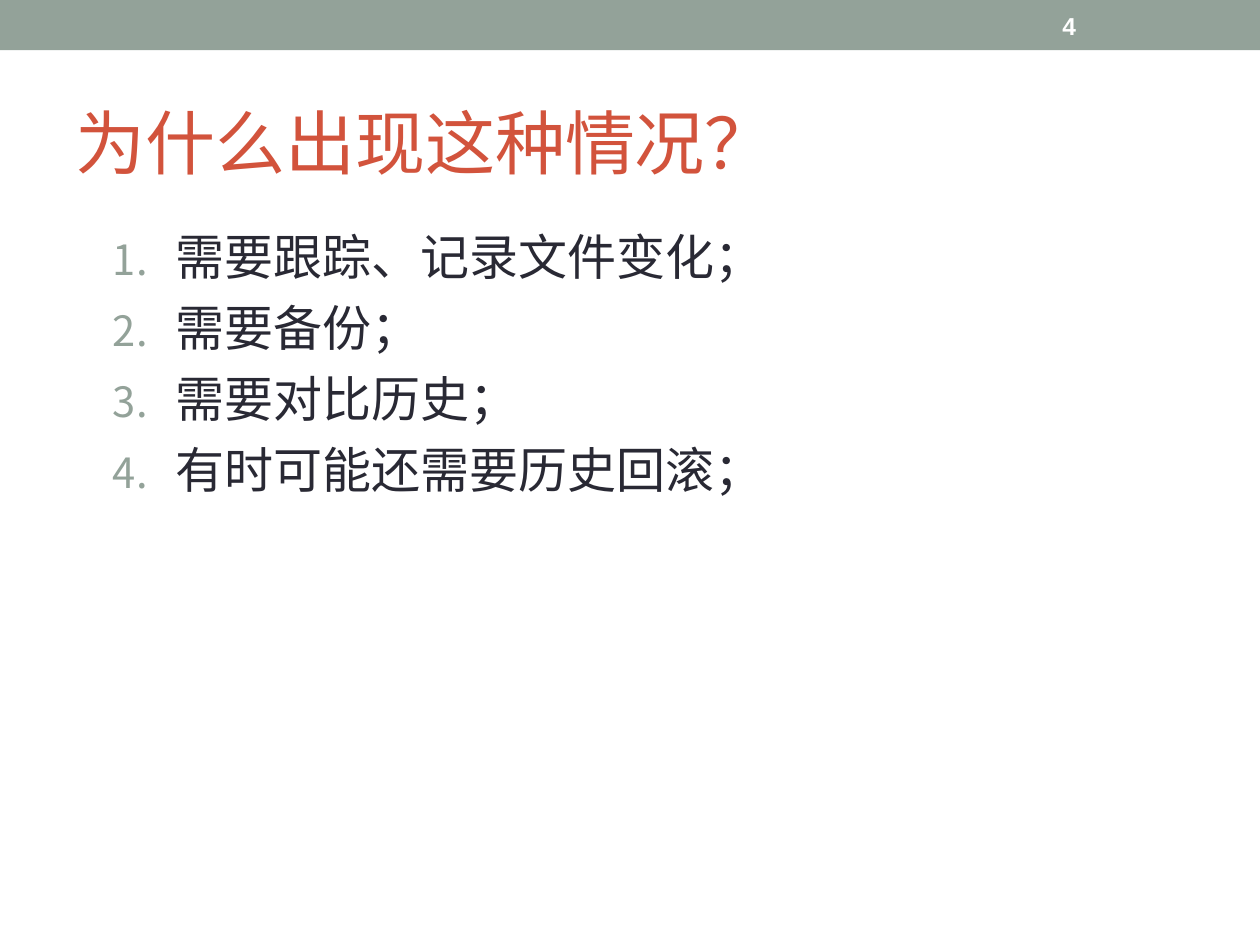
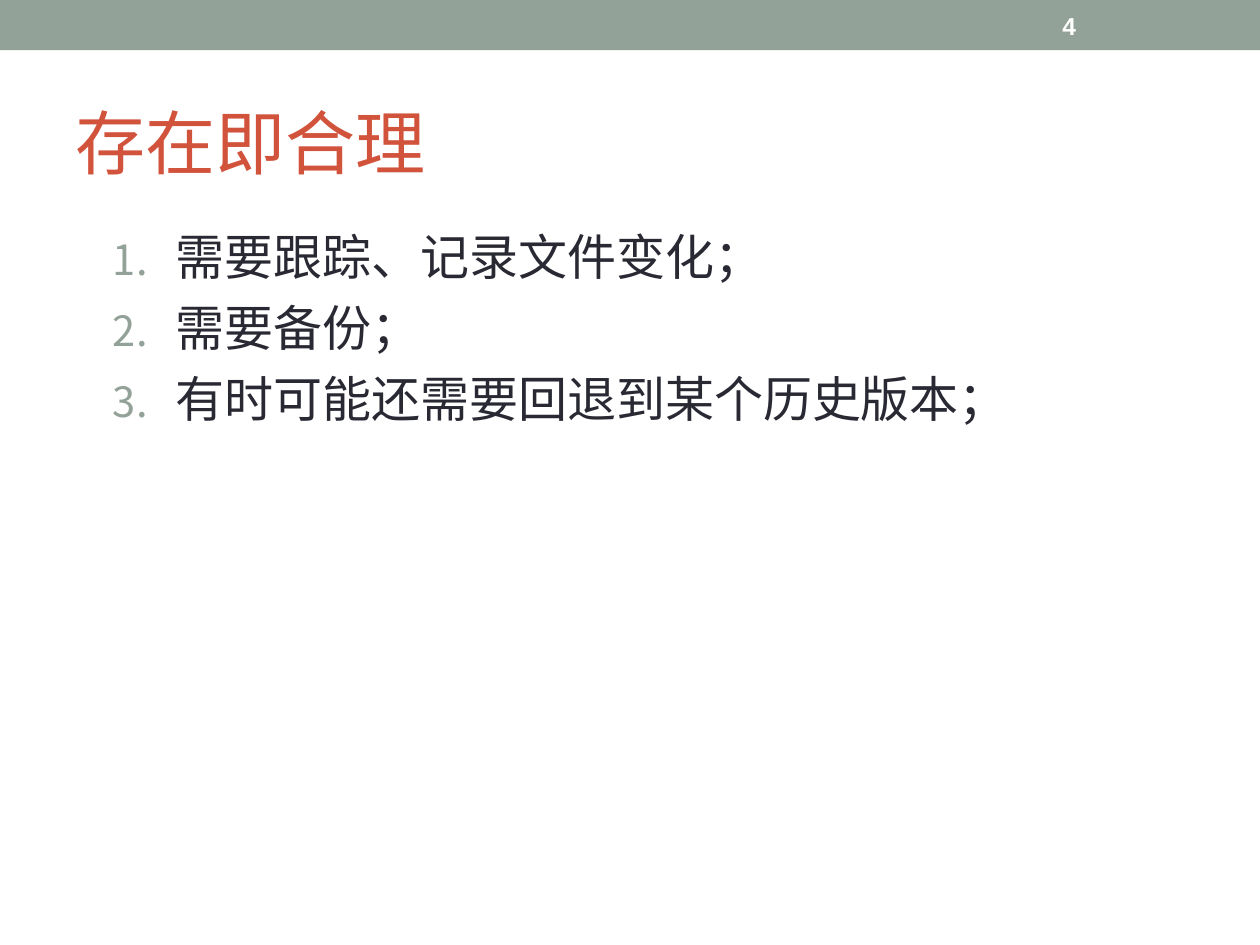
Before and after one commit to Lyon-NEU/Git, a slide deck: slide 4 of git.ppt. Drawn at 1260x945 pixels with LibreOffice and Linux fonts; fonts in the diff are those of the drawing. Boxes give left, top, right and bottom in pixels: in the first picture for what was removed or moved away, otherwise in the second. Text is boxed around its words. In the diff, an @@ line names an element or a change of style, - is before the commit and + after.

```diff
--- a/git.ppt
+++ b/git.ppt
@@ title at [76, 110, 426, 175]: text changed @@
-为什么出现这种情况？
+存在即合理
@@ text at [176, 375, 1008, 425]: text changed @@
-  3. 需要对比历史；
-  4. 有时可能还需要历史回滚；
+  3. 有时可能还需要回退到某个历史版本；
```
Also in this commit, not shown: 23 other slides changed, 13 slides added, 3 slides removed.
